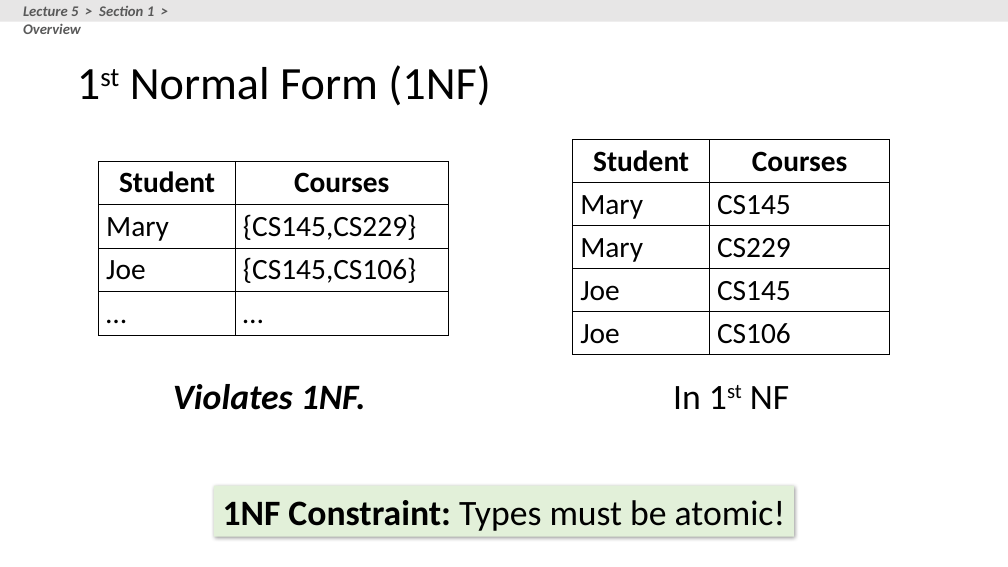
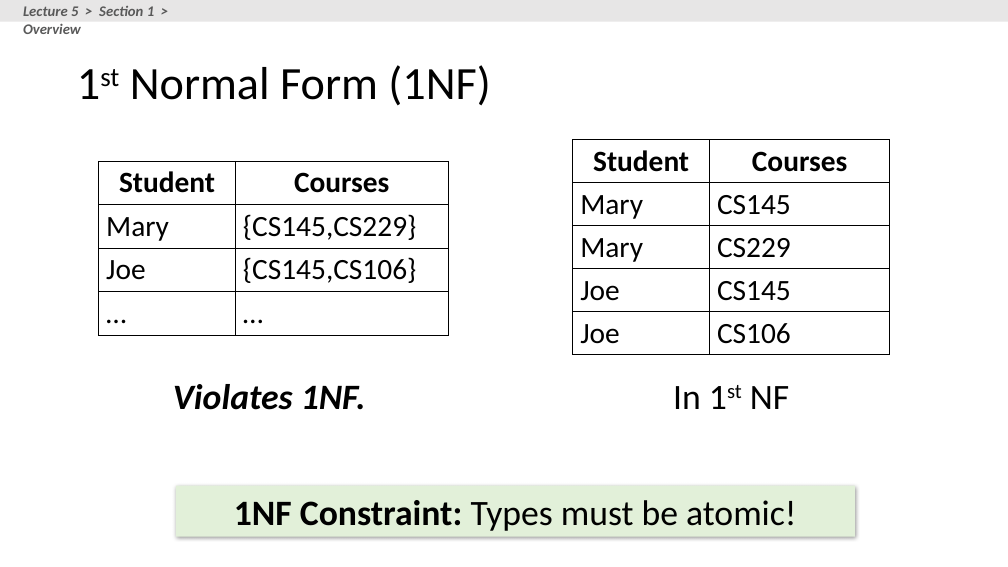
Before and after one commit to XIEQ/cs145-notebooks, a slide deck: slide 11 of lecture-5-7/Lecture_5_7_DB_Design.pptx (slide 8 before the commit). Drawn at 1008x567 pixels with LibreOffice and Linux fonts; fonts in the diff are those of the drawing. Boxes give left, top, right and bottom in pixels: in the first picture for what was removed or moved away, otherwise in the second. Text is boxed around its words. In the diff, an @@ line names an element or a change of style, - is before the commit and + after.

```diff
--- a/lecture-5-7/Lecture_5_7_DB_Design.pptx
+++ b/lecture-5-7/Lecture_5_7_DB_Design.pptx
@@ rectangle "1NF Constraint: Types must be ...": place and size @@
-rectangle "1NF Constraint: Types must be ..." at (214,486,794,537)
+rectangle "1NF Constraint: Types must be ..." at (176,486,855,537)
```
Also in this commit, not shown: 12 other slides changed, 4 slides added, 1 slide removed, 7 other files.
